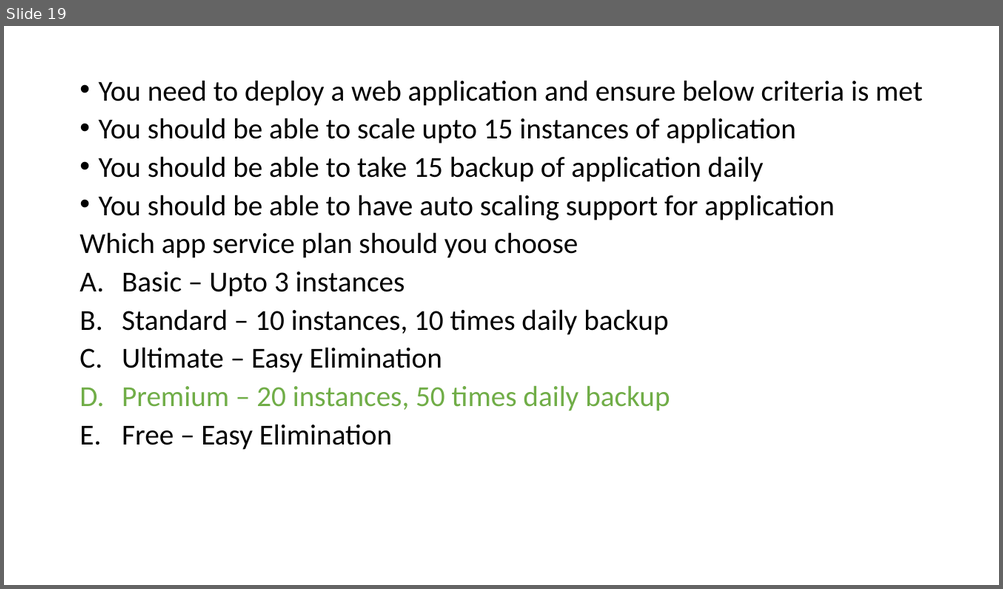
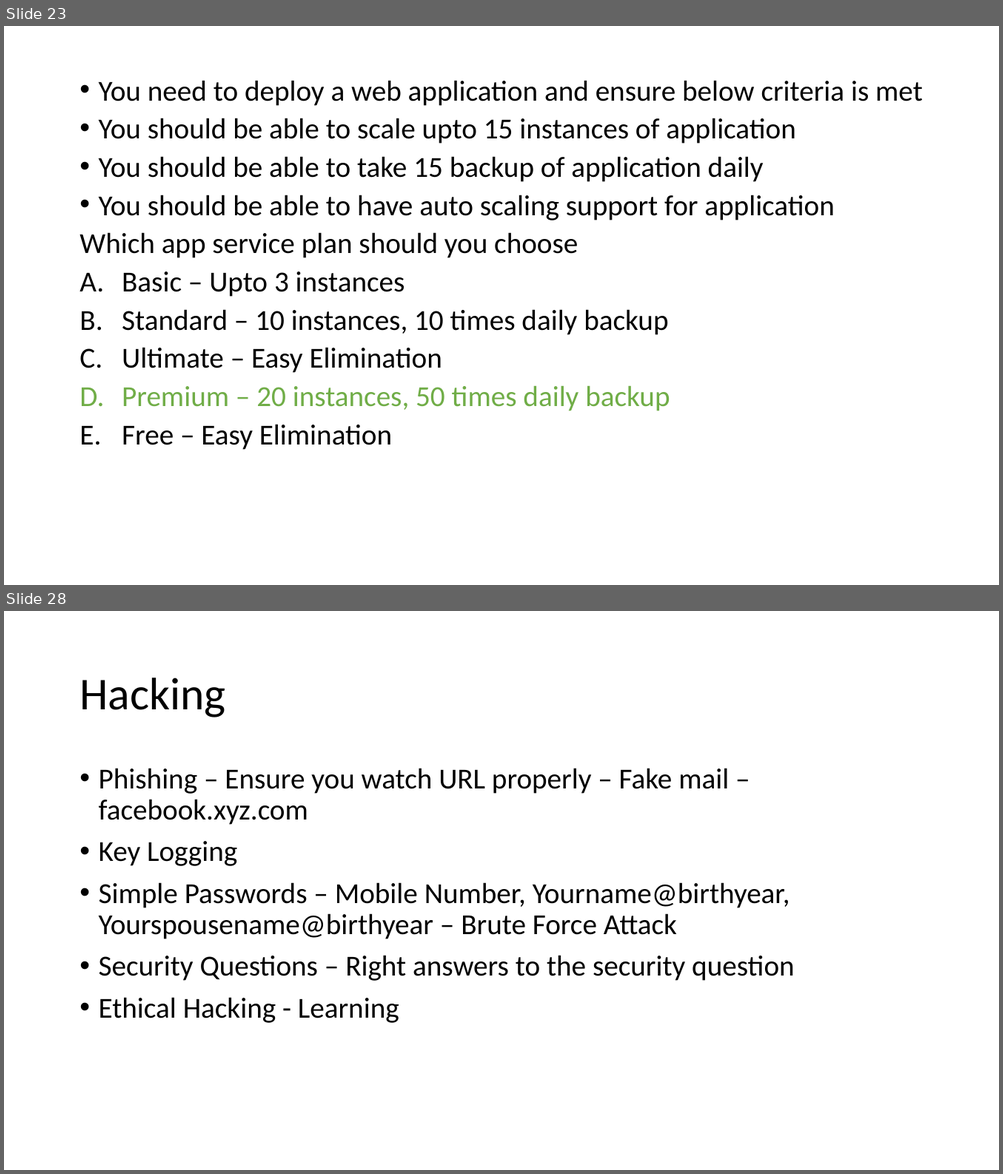
Before and after one commit to BhavaniN5/03June-AZ305, a slide deck: Business Continuity and Resiliency.pptx. Shown one above the other, each under a label of ours: slide 19 before the commit, slides 23 and 28 after it; the slides between them are not shown. The pictures are 1003x589 and 1003x1174 pixels, drawn with LibreOffice and Linux fonts; fonts in the diff are those of the drawing. Boxes give left, top, right and bottom in pixels: in the first picture for what was removed or moved away, otherwise in the second. Text is boxed around its words. In the diff, an @@ line names an element or a change of style, - is before the commit and + after.

```diff
--- a/Business Continuity and Resiliency.pptx
+++ b/Business Continuity and Resiliency.pptx
@@ slide 28 added at box(4, 611, 999, 1170), background #FFFFFF @@
@@ title added at box(79, 678, 225, 718), 44 pt, text #000000 @@
+Hacking
@@ text added at box(99, 768, 794, 1023), 28 pt, text #000000 @@
+• Phishing – Ensure you watch URL properly – Fake mail – facebook.xyz.com
+• Key Logging
+• Simple Passwords – Mobile Number, Yourname@birthyear, Yourspousename@birthyear – Brute Force Attack
+• Security Questions – Right answers to the security question
+• Ethical Hacking - Learning
@@ what was slide 19 is now slide 23 @@
```
Also in this commit, not shown: 13 other slides added.
